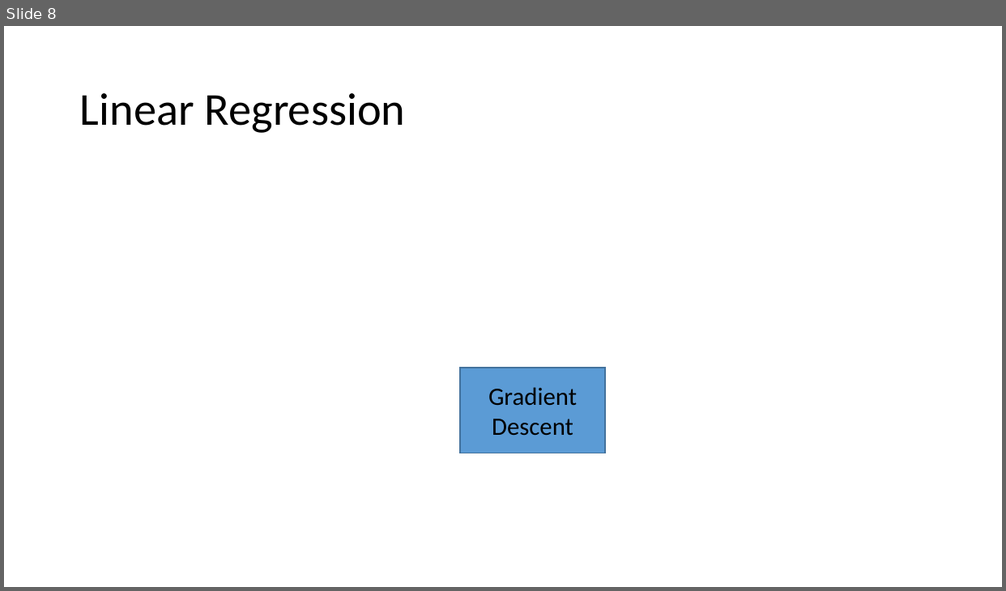
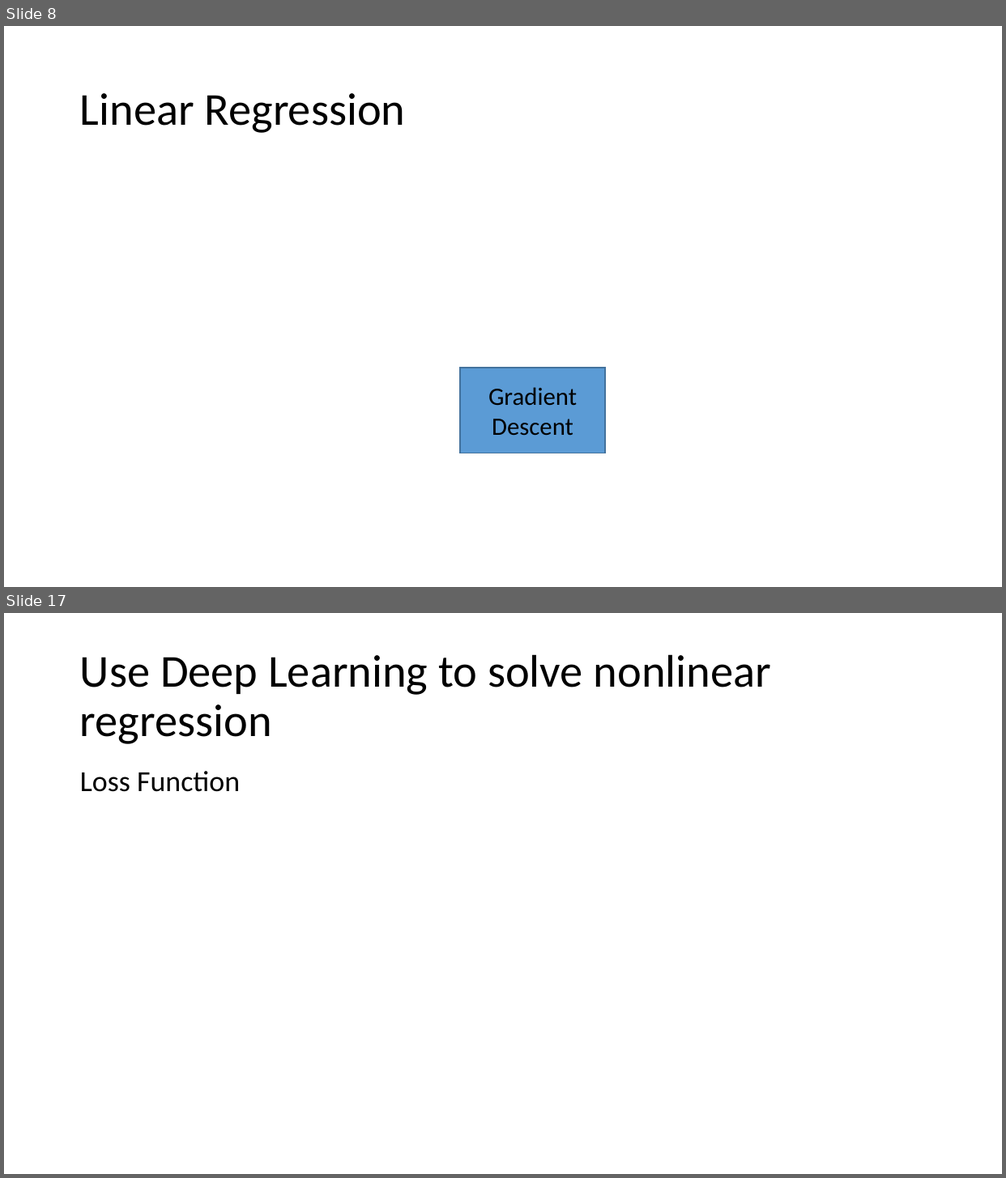
Before and after one commit to CaralBaby/Apply-Machine-Learning-in-Motion-Planning, a slide deck: Introduction to Machine Learning and the Applications in Motion Planning.pptx. Shown one above the other, each under a label of ours: slide 8 before the commit, slides 8 and 17 after it; the slides between them are not shown. The pictures are 1006x591 and 1006x1178 pixels, drawn with LibreOffice and Linux fonts; fonts in the diff are those of the drawing; grey boxes stand for pictures. Boxes give left, top, right and bottom in pixels: in the first picture for what was removed or moved away, otherwise in the second. Text is boxed around its words. In the diff, an @@ line names an element or a change of style, - is before the commit and + after.

```diff
--- a/Introduction to Machine Learning and the Applications in Motion Planning.pptx
+++ b/Introduction to Machine Learning and the Applications in Motion Planning.pptx
@@ slide 17 added at [4,613,1002,1174], background #FFFFFF @@
@@ title added at [80,654,771,744], 44 pt, text #000000 @@
+Use Deep Learning to solve nonlinear regression
@@ text added at [80,771,240,792], 28 pt, text #000000 @@
+Loss Function
```
Also in this commit, not shown: 1 slide changed, 10 other slides added.
